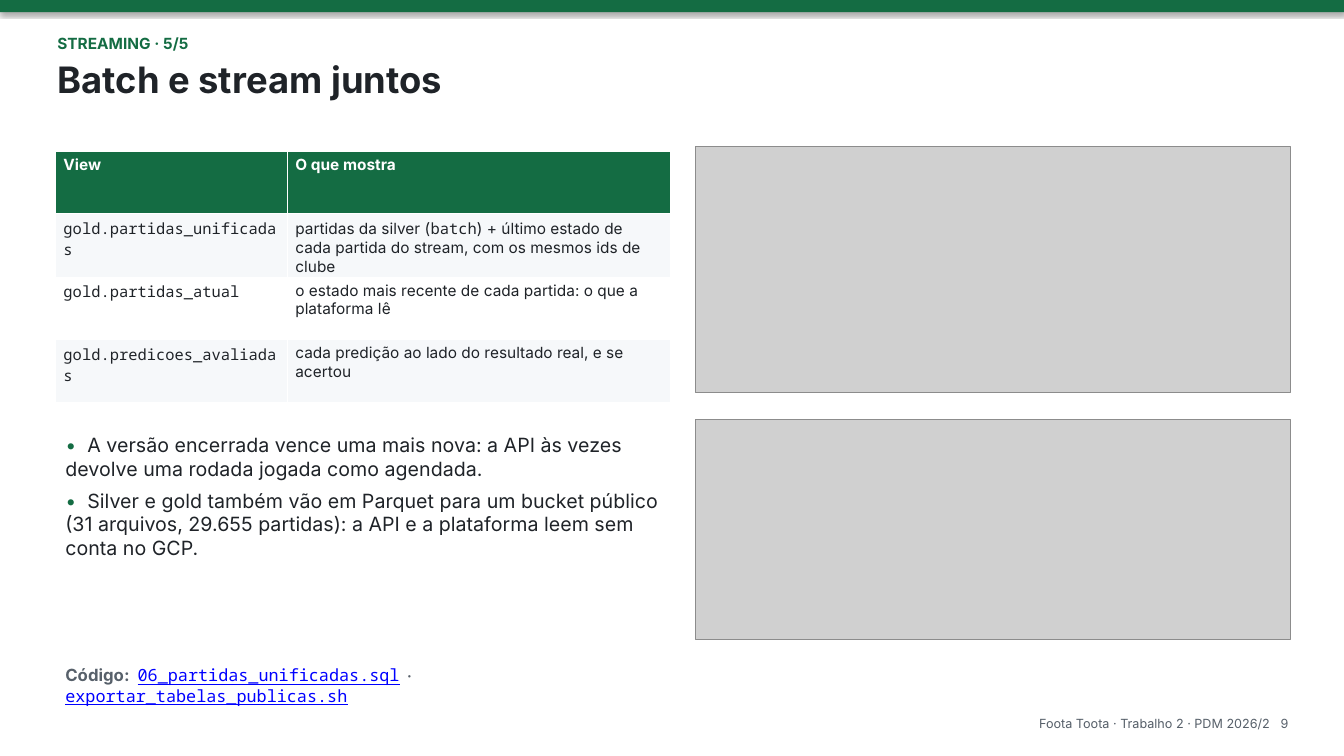
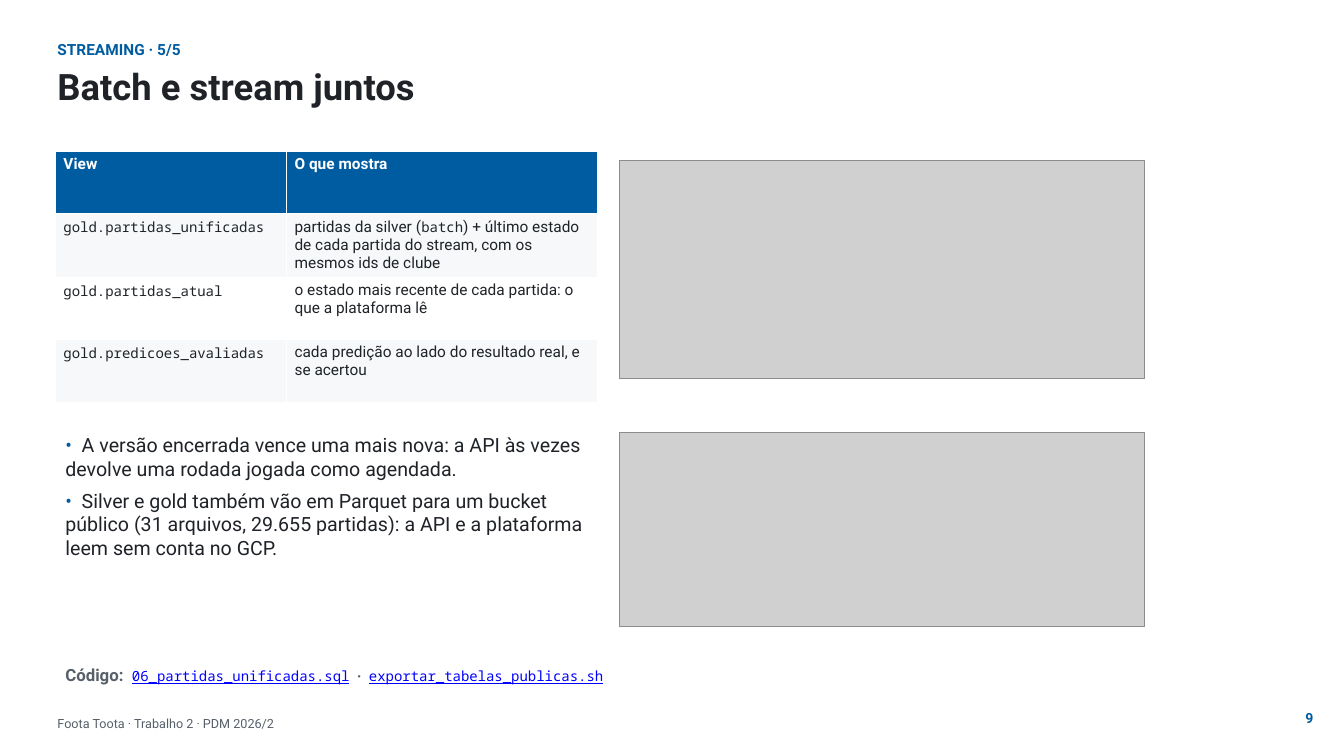
Before and after one commit to phael-exe/foota-toota, a slide deck: slide 9 of docs/apresentacao/trabalho2.pptx. Drawn at 1344x756 pixels with LibreOffice and Linux fonts; fonts in the diff are those of the drawing; grey boxes stand for pictures; background and template pictures are left out. Boxes give left, top, right and bottom in pixels: in the first picture for what was removed or moved away, otherwise in the second. Text is boxed around its words. In the diff, an @@ line names an element or a change of style, - is before the commit and + after.

```diff
--- a/docs/apresentacao/trabalho2.pptx
+++ b/docs/apresentacao/trabalho2.pptx
@@ rectangle removed at box(0, 0, 1344, 12) @@
@@ text "STREAMING · 5/5" at box(57, 44, 180, 56): font Inter to Roboto, text colour #146C43 to #005CA1 @@
@@ text "Batch e stream juntos": place and size @@
-text "Batch e stream juntos" at box(57, 65, 442, 101)
+text "Batch e stream juntos" at box(57, 72, 414, 108)
@@ text "Batch e stream juntos" at box(57, 72, 414, 108): font Inter to Roboto @@
@@ table at box(55, 151, 598, 401) @@
@@ fill #146C43 to #005CA1 in row 1 @@
@@ font Inter to Roboto in "View", "O que mostra", "partidas da silver (batch) + último estado ...", "o estado mais recente de cada partida: ..." and 1 more places @@
@@ size 11 to 10 pt in "gold.partidas_unificadas", "(batch)", "gold.partidas_atual", "gold.predicoes_avaliadas" @@
@@ table: place and size @@
-table at box(55, 151, 670, 401)
+table at box(55, 151, 598, 401)
@@ picture: place and size @@
-picture at box(696, 146, 1291, 393)
+picture at box(620, 161, 1144, 379)
@@ text "• A versão encerrada vence ..." at box(65, 437, 582, 556): font Inter to Roboto; text colour #146C43 to #005CA1 in "•", "•" @@
@@ picture: place and size @@
-picture at box(696, 419, 1291, 639)
+picture at box(620, 433, 1144, 626)
@@ text "Código: 06_partidas_unificadas.sql · exportar_tabelas_public ..." at box(65, 668, 603, 685): size 12 to 10 pt in "06_partidas_unificadas.sql exportar_tabelas_publicas.sh"; font Inter to Roboto in "Código:" @@
@@ text at box(57, 718, 274, 729): text changed; font Inter to Roboto @@
-Foota Toota · Trabalho 2 · PDM 2026/2 9
+Foota Toota · Trabalho 2 · PDM 2026/2
@@ text added at box(1305, 713, 1313, 723), 10 pt, text #005CA1, bold @@
+9
```
Also in this commit, not shown: 16 other slides changed, 1 slide added, 4 other files.
